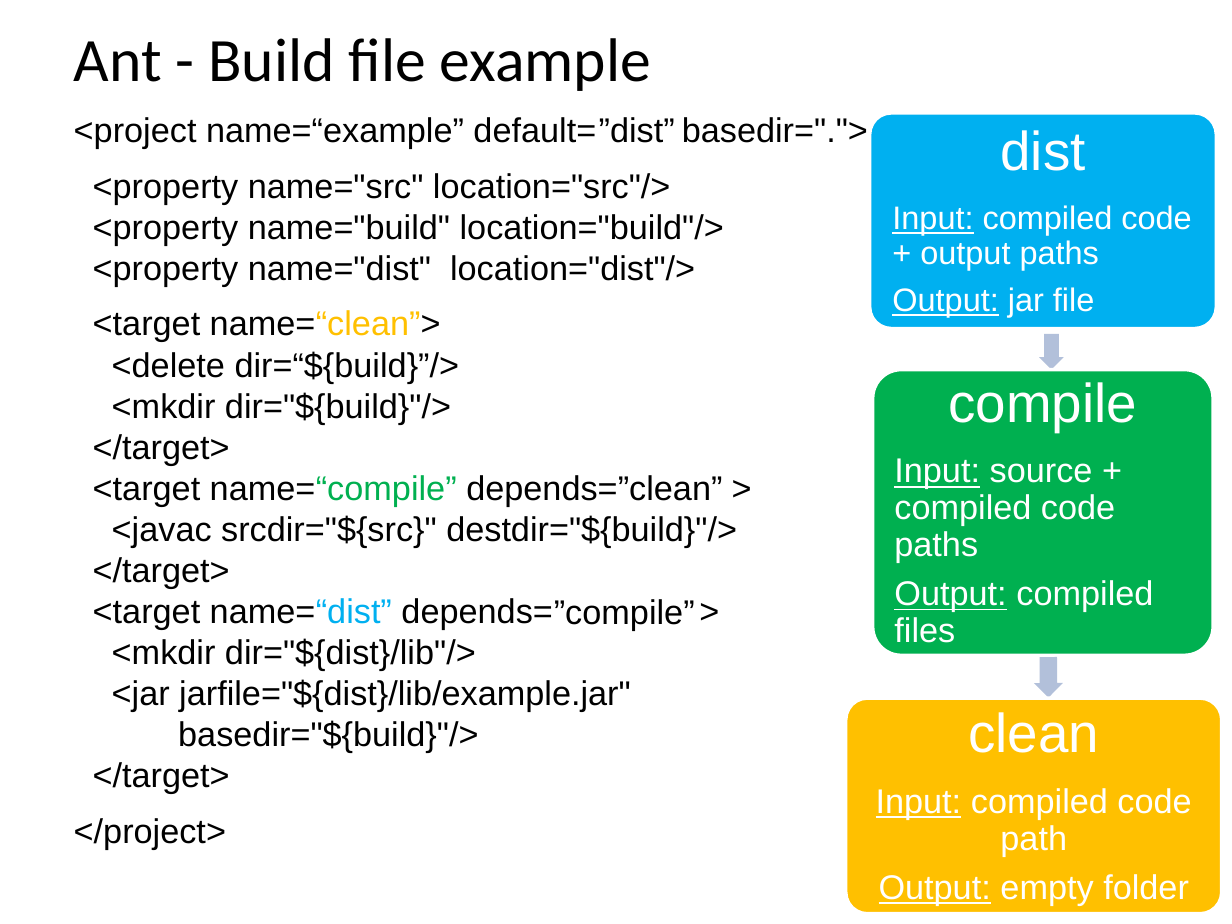
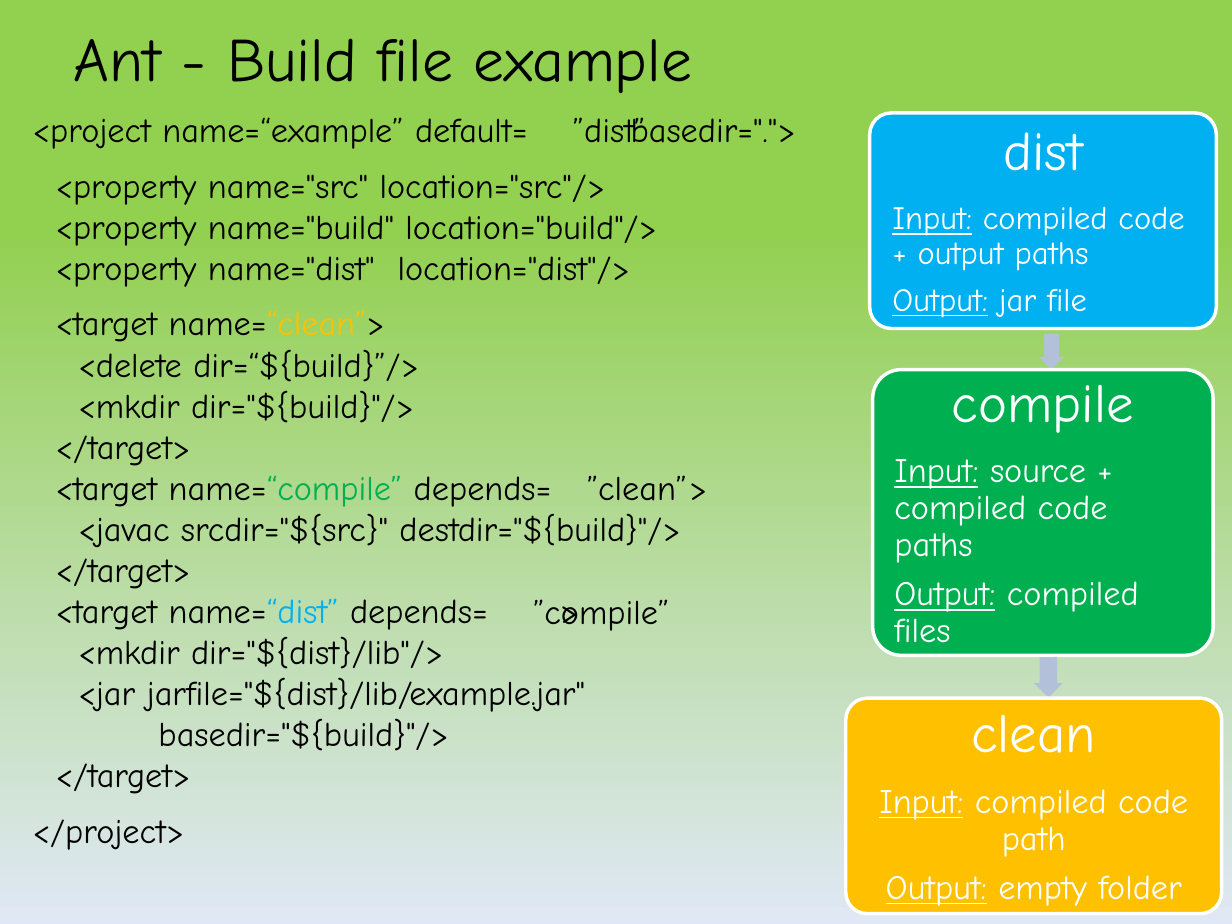
Before and after one commit to kob-aha/gradle-presentation, a slide deck: slide 8 of presentation/Introduction_to_Gradle_yair.pptx (slide 7 before the commit). Drawn at 1232x924 pixels with LibreOffice and Linux fonts; fonts in the diff are those of the drawing. Boxes give left, top, right and bottom in pixels: in the first picture for what was removed or moved away, otherwise in the second. Text is boxed around its words. In the diff, an @@ line names an element or a change of style, - is before the commit and + after.

```diff
--- a/presentation/Introduction_to_Gradle_yair.pptx
+++ b/presentation/Introduction_to_Gradle_yair.pptx
@@ background #FFFFFF to gradient #92D050 to #E1E8F5 @@
@@ text "Ant - Build file example" at <box>74,38,692,93</box>: font Calibri to Comic Neue @@
@@ text "<project name=“example” default= basedir=".">": place and size @@
-text "<project name=“example” default= basedir=".">" at <box>74,117,868,794</box>
+text "<project name=“example” default= basedir=".">" at <box>33,117,796,794</box>
@@ font Arial to Comic Neue in 7 elements at <box>892,132,1184,318</box>, <box>894,385,1139,653</box>, <box>879,715,1188,906</box>, <box>33,117,796,794</box>, <box>533,599,669,631</box>, <box>587,475,687,501</box>, <box>573,117,645,143</box> @@
@@ text "”dist”": place and size @@
-text "”dist”" at <box>599,117,675,143</box>
+text "”dist”" at <box>573,117,645,143</box>
@@ text "”clean”": place and size @@
-text "”clean”" at <box>618,475,723,501</box>
+text "”clean”" at <box>587,475,687,501</box>
@@ text "”compile”": place and size @@
-text "”compile”" at <box>554,599,695,630</box>
+text "”compile”" at <box>533,599,669,631</box>
```
Also in this commit, not shown: 23 other slides changed, 7 slides added, 1 other file.
